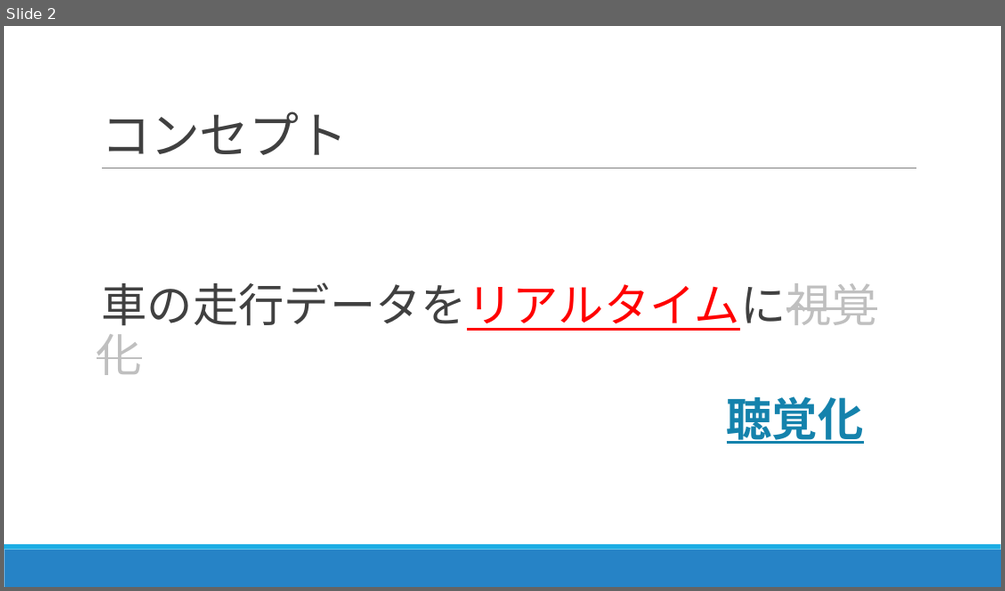
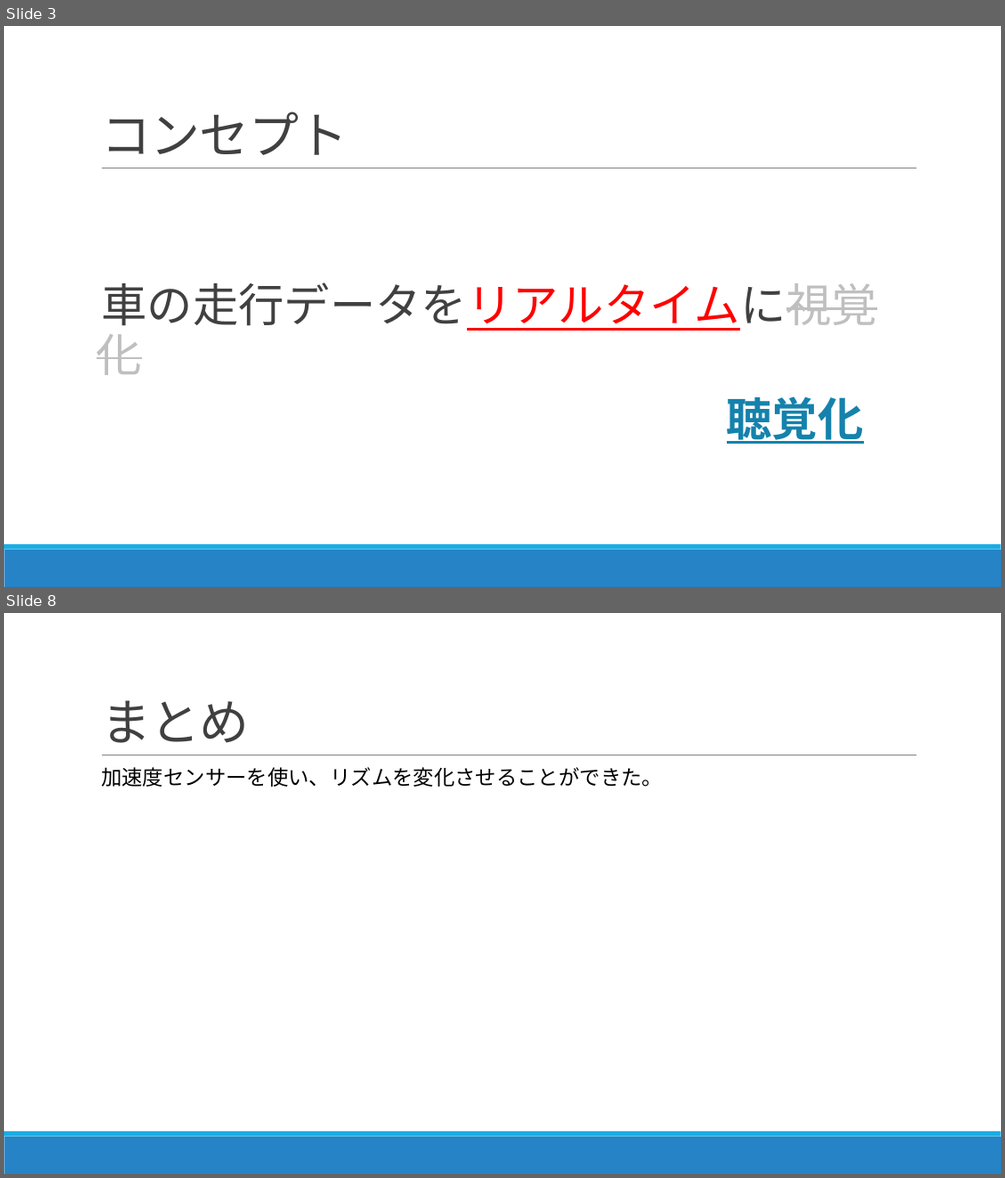
Before and after one commit to aquavit/comporive, a slide deck: コンポライブ.pptx. Shown one above the other, each under a label of ours: slide 2 before the commit, slides 3 and 8 after it; the slides between them are not shown. The pictures are 1005x591 and 1005x1178 pixels, drawn with LibreOffice and Linux fonts; fonts in the diff are those of the drawing. Boxes give left, top, right and bottom in pixels: in the first picture for what was removed or moved away, otherwise in the second. Text is boxed around its words. In the diff, an @@ line names an element or a change of style, - is before the commit and + after.

```diff
--- a/コンポライブ.pptx
+++ b/コンポライブ.pptx
@@ slide 8 added at (4,613,1001,1174), background #FFFFFF; not listed: 3 template elements that a slide beside it also shows @@
@@ title added at (101,700,250,743), 48 pt, text #404040 @@
+まとめ
@@ text added at (101,767,663,787), 20 pt, text #000000 @@
+  加速度センサーを使い、リズムを変化させることができた。
@@ what was slide 2 is now slide 3 @@
```
Also in this commit, not shown: 2 slides changed, 3 other slides added, 2 slides removed.
